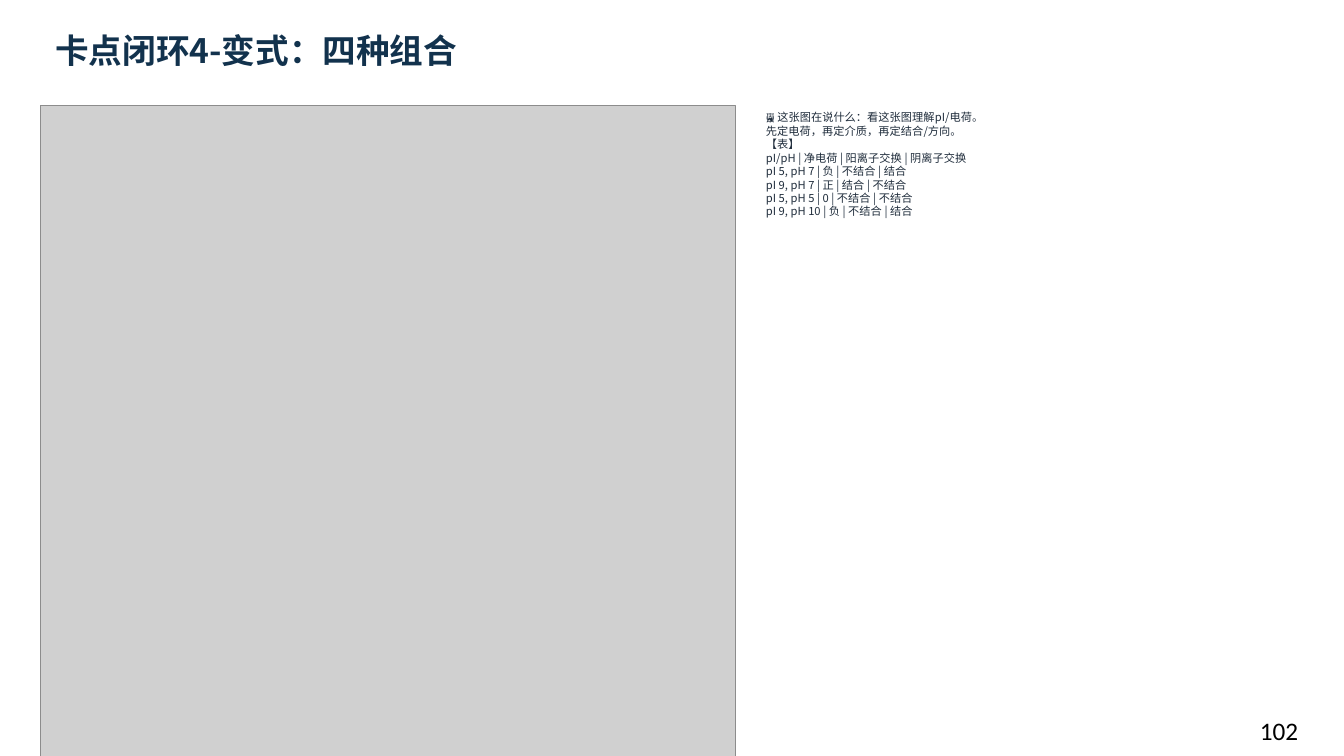
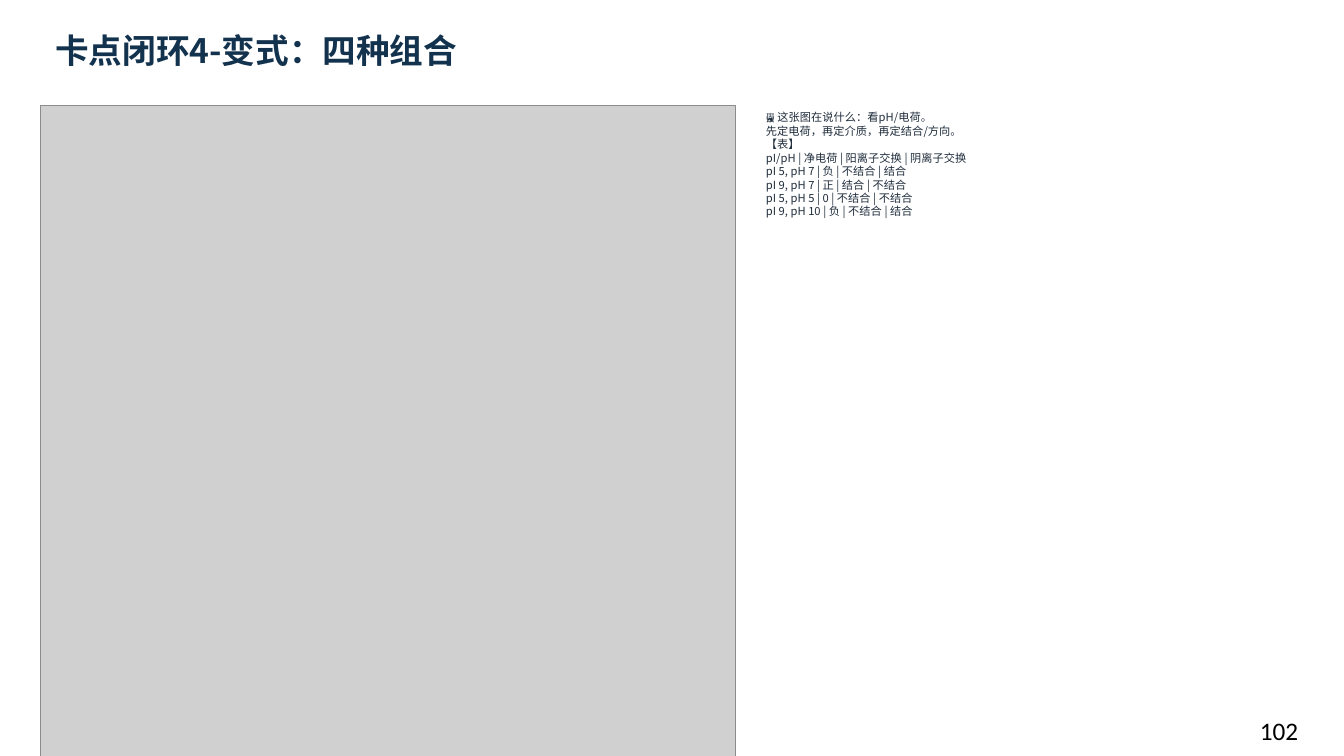
Before and after one commit to newkan-li/Biochemistry, a slide deck: slide 102 of downloads/bc05-ai-style.pptx. Drawn at 1344x756 pixels with LibreOffice and Linux fonts; fonts in the diff are those of the drawing; grey boxes stand for pictures. Boxes give left, top, right and bottom in pixels: in the first picture for what was removed or moved away, otherwise in the second. Text is boxed around its words. In the diff, an @@ line names an element or a change of style, - is before the commit and + after.

```diff
--- a/downloads/bc05-ai-style.pptx
+++ b/downloads/bc05-ai-style.pptx
@@ text at (x1=766, y1=111, x2=966, y2=218): text changed @@
-🖼 这张图在说什么：看这张图理解pI/电荷。
-先定电荷，再定介质，再定结合/方向。
-【表】
-pI/pH | 净电荷 | 阳离子交换 | 阴离子交换
-pI 5, pH 7 | 负 | 不结合 | 结合
-pI 9, pH 7 | 正 | 结合 | 不结合
-pI 5, pH 5 | 0 | 不结合 | 不结合
-pI 9, pH 10 | 负 | 不结合 | 结合
+🖼 这张图在说什么：看pH/电荷。
+先定电荷，再定介质，再定结合/方向。
+【表】
+pI/pH | 净电荷 | 阳离子交换 | 阴离子交换
+pI 5, pH 7 | 负 | 不结合 | 结合
+pI 9, pH 7 | 正 | 结合 | 不结合
+pI 5, pH 5 | 0 | 不结合 | 不结合
+pI 9, pH 10 | 负 | 不结合 | 结合
```
Also in this commit, not shown: 28 other slides changed, 21 other files.
